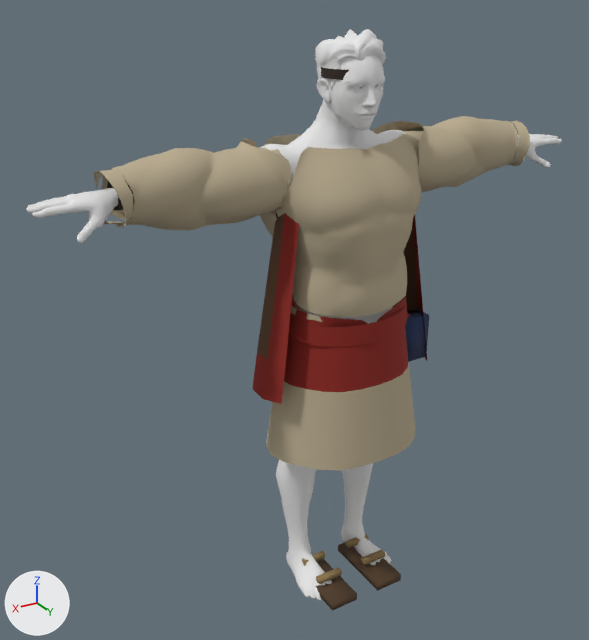
The glTF model campaigns/01_pachacutec/assets/models/pch_npc_puma_q.glb, before and after one commit.
Before and after are seen from a 50 mm camera at (1.358, 1.954, 1.992) aimed at (0.124, -0.103, 0.964). Every picture has the same lights, and +X, +Y and +Z are marked at lower left. The first picture is the older version. Where no turn or scale is listed for an object, it has been applied to the vertices. Vertices at exactly the same position are counted once.

Objects in the first picture: 'Body', 'Clothes', 'Hair_SimpleParted'.
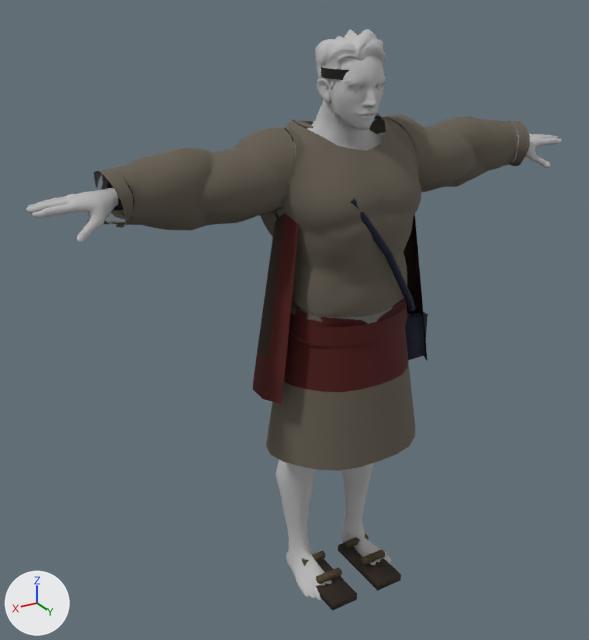
What differs and where, as boxes (x1, y1, x2, y2) in the pictures (589 x 640 px):
```json
{"object": "Clothes", "change": "surface changed, reshaped", "before": [94, 67, 530, 611], "after": [94, 67, 530, 611], "on screen": "brown to grey"}
{"object": "Body", "change": "surface changed", "before": [26, 55, 562, 600], "after": [26, 55, 562, 600]}
{"object": "Hair_SimpleParted", "change": "recoloured", "before": [315, 29, 386, 89], "after": [315, 29, 386, 89], "on screen": "white to grey"}
{"part": 1, "of": "me_clothes", "change": "added", "after": [405, 310, 428, 360]}
{"part": 2, "of": "me_clothes", "change": "added", "after": [350, 198, 416, 312]}
{"part": 3, "of": "me_clothes", "change": "added", "after": [294, 120, 313, 128]}
{"part": 4, "of": "me_clothes", "change": "deleted", "before": [405, 309, 429, 362], "on screen": "blue"}
{"part": 5, "of": "me_clothes", "change": "built on", "before": [236, 121, 428, 197], "after": [235, 115, 429, 197]}
```

The change, as JSON lines over the scene's bpy script:
```json
{"op": "add", "block": "img_pch_textile_008", "code": ["img_pch_textile_008 = load_image('pch_textile.008', '_unpacked/pch_textile.008', 768, 1024, 'sRGB')"]}
{"block": "mat_pch_body_puma", "where": "n2 = _N.new('ShaderNodeMix'); n2.name = 'Mix'"}
{"op": "remove", "block": "mat_pch_body_puma", "code": "n2.inputs[7].default_value = (0.8, 0.8, 0.8, 1.0)  # 'B', white #e7e7e7"}
{"block": "mat_pch_cloth", "where": "n0 = _N.new('ShaderNodeBsdfPrincipled'); n0.name = 'Principled BSDF'"}
{"op": "set", "path": "n0.inputs[2].default_value", "old": "0.92", "new": "0.9", "note": "'Roughness'"}
{"block": "mat_pch_cloth", "where": "n2 = _N.new('ShaderNodeMix'); n2.name = 'Mix'"}
{"op": "remove", "block": "mat_pch_cloth", "code": "n2.inputs[7].default_value = (0.8, 0.8, 0.8, 1.0)  # 'B', white #e7e7e7"}
{"op": "add", "block": "mat_pch_cloth", "code": "n4 = _N.new('ShaderNodeTexImage'); n4.name = 'Image Texture'"}
{"op": "add", "block": "mat_pch_cloth", "code": "n4.image = img_pch_textile_008"}
{"block": "mat_pch_cloth", "where": "n3 = _N.new('ShaderNodeVertexColor'); n3.name = 'Color Attribute'"}
{"op": "remove", "block": "mat_pch_cloth", "code": "_L.new(n3.outputs[0], n2.inputs[6])  # 'Color' to 'A'"}
{"op": "add", "block": "mat_pch_cloth", "code": "_L.new(n3.outputs[0], n2.inputs[7])  # 'Color' to 'B'"}
{"op": "add", "block": "mat_pch_cloth", "code": "_L.new(n4.outputs[0], n2.inputs[6])  # 'Color' to 'A'"}
{"op": "set", "path": "mat_pch_hair_dark_m.base_color", "old": "(0.8, 0.8, 0.8)", "new": "(0.5, 0.5, 0.5)", "note": "white #e7e7e7 -> grey #bcbcbc"}
{"block": "me_clothes", "where": "# used by ob_clothes; location = (0.0, 0.0, 0.0)"}
{"op": "remove", "block": "me_clothes", "code": "me_clothes.from_pydata(...)  # 2332 vertices, 3808 faces; spans x -0.73..0.73, y -0.22..0.21, z 0.01..1.74"}
{"op": "add", "block": "me_clothes", "code": "me_clothes.from_pydata(...)  # 2467 vertices, 4044 faces; spans x -0.73..0.73, y -0.22..0.21, z 0.01..1.74"}
{"block": "me_clothes", "change": "me_clothes part 1: a new loose piece, a box spanning x -0.285..-0.18, y 0.018..0.062, z 0.805..0.955, in mat_pch_cloth"}
{"block": "me_clothes", "change": "me_clothes part 2: a new loose piece of 32 vertices spanning x -0.24..0.1, y 0.04..0.19, z 0.97..1.42, in mat_pch_cloth"}
{"block": "me_clothes", "change": "me_clothes part 3: a new loose piece of 13 vertices spanning x 0.12..0.14, y -0.09..-0.01, z 1.58..1.6, in mat_pch_cloth"}
{"block": "me_clothes", "change": "me_clothes part 4: the loose piece of 8 vertices spanning x -0.29..-0.18, y 0.01..0.07, z 0.8..0.96 is deleted"}
{"block": "me_clothes", "change": "me_clothes part 5: 10 vertices moved from x -0.22..0.2, y -0.21..0.04, z 1.38..1.54 to x -0.21..0.19, y -0.21..0.04, z 1.38..1.54; 59 vertices removed from x -0.31..0.31, y -0.18..0.08, z 1.43..1.55; 136 vertices added at x -0.31..0.31, y -0.18..0.07, z 1.44..1.59"}
{"block": "me_clothes", "change": "other edits to the shape of me_clothes do not show in these pictures"}
```
